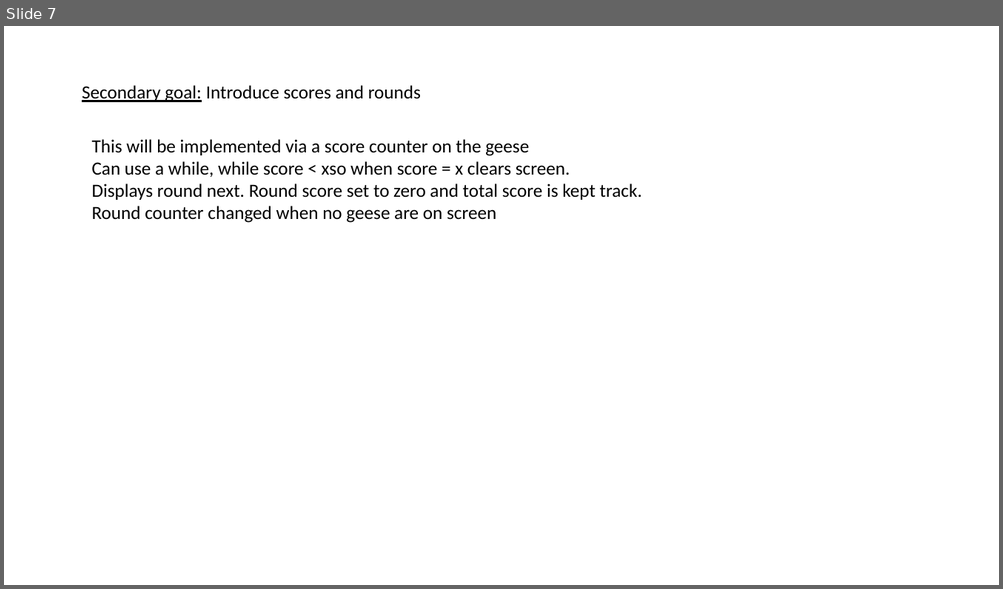
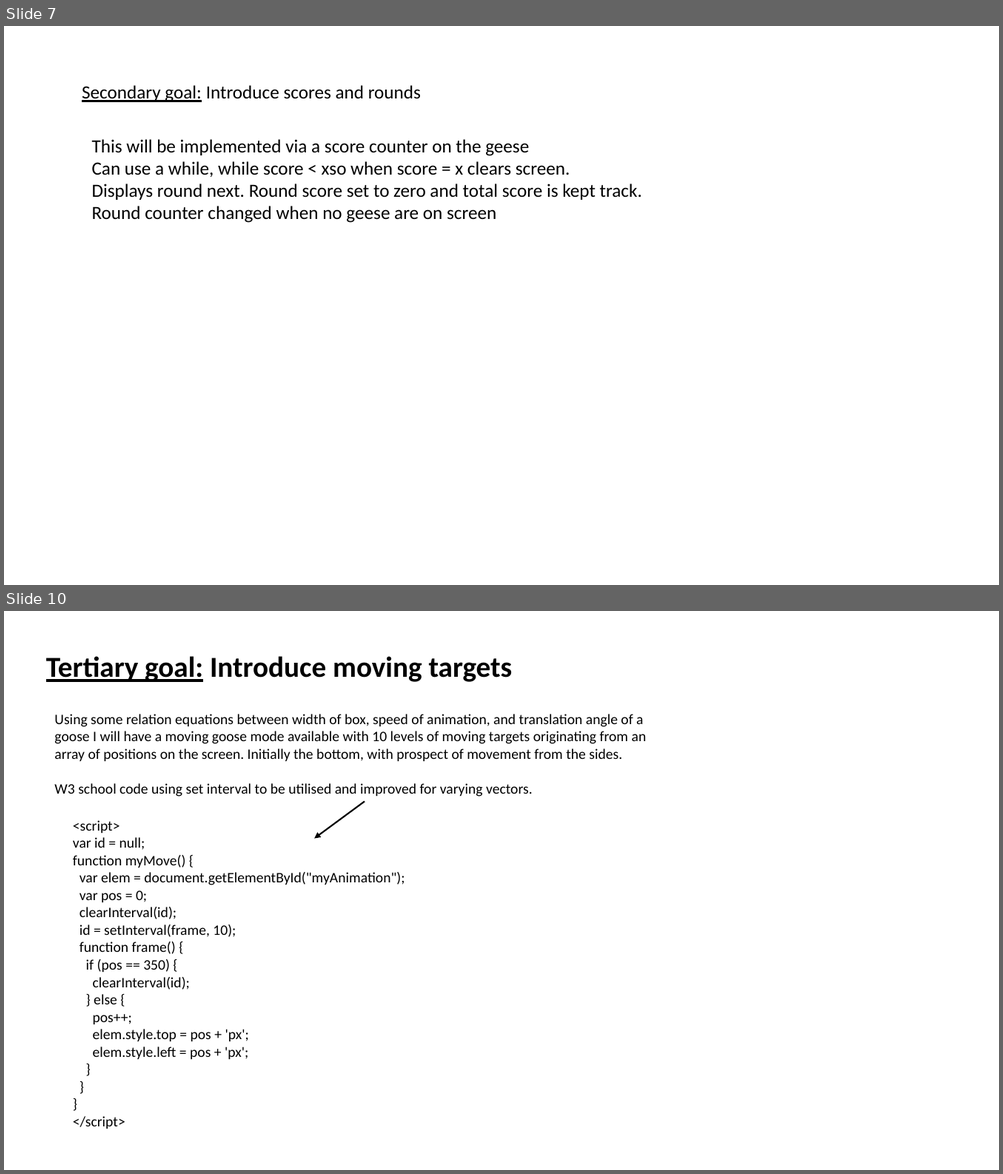
Before and after one commit to TristanPere/Goose-Feed-Game, a slide deck: Goose-Feed-Game.pptx. Shown one above the other, each under a label of ours: slide 7 before the commit, slides 7 and 10 after it; the slides between them are not shown. The pictures are 1003x589 and 1003x1174 pixels, drawn with LibreOffice and Linux fonts; fonts in the diff are those of the drawing. Boxes give left, top, right and bottom in pixels: in the first picture for what was removed or moved away, otherwise in the second. Text is boxed around its words. In the diff, an @@ line names an element or a change of style, - is before the commit and + after.

Commit message:
Psuedo code for level select updated

```diff
--- a/Goose-Feed-Game.pptx
+++ b/Goose-Feed-Game.pptx
@@ slide 10 added at [4,611,999,1170], background #FFFFFF @@
@@ text added at [46,656,512,682], 28 pt, text #000000, bold @@
+Tertiary goal: Introduce moving targets
@@ text added at [54,714,646,797], 14 pt, text #000000 @@
+Using some relation equations between width of box, speed of animation, and translation angle of a goose I will have a moving goose mode available with 10 levels of moving targets originating from an array of positions on the screen. Initially the bottom, with prospect of movement from the sides.
+W3 school code using set interval to be utilised and improved for varying vectors.
@@ arrow added from (364, 801) to (314, 839), #000000 1.5 pt @@
@@ text added at [73,820,404,1129], 14 pt, text #000000 @@
+<script>
+var id = null;
+function myMove() {
+var elem = document.getElementById("myAnimation");
+var pos = 0;
+clearInterval(id);
+id = setInterval(frame, 10);
+function frame() {
+if (pos == 350) {
+clearInterval(id);
+} else {
+pos++;
+elem.style.top = pos + 'px';
+elem.style.left = pos + 'px';
+}
+}
+}
+</script>
```
Also in this commit, not shown: 3 slides changed, 2 other slides added.
